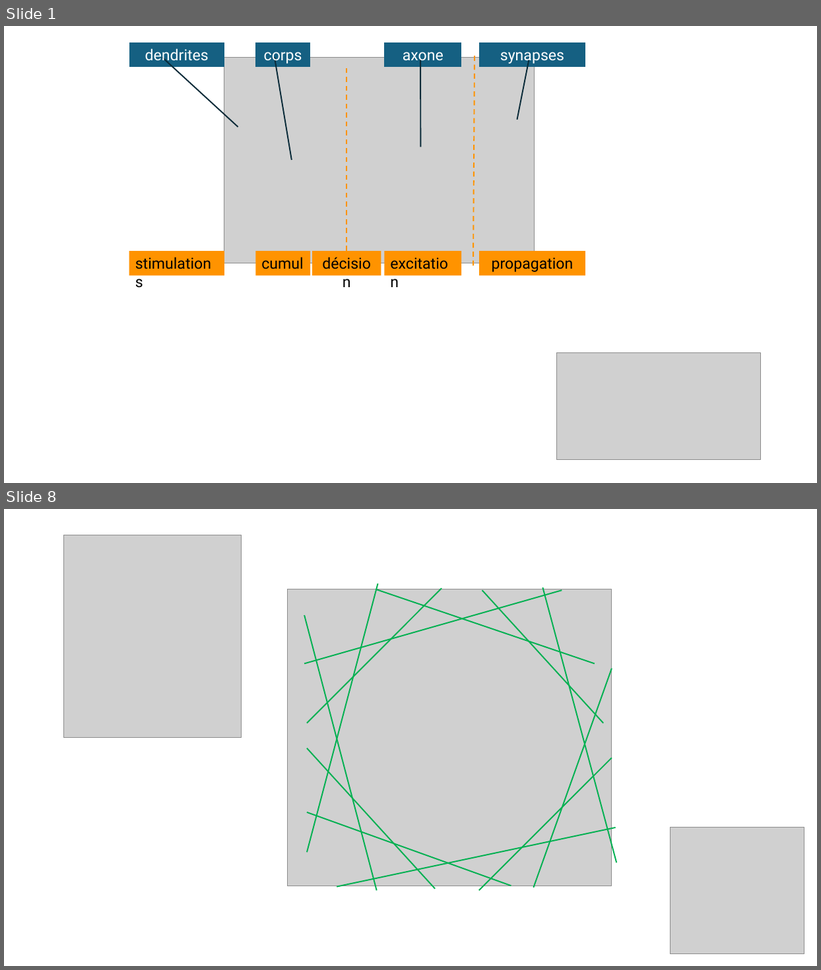
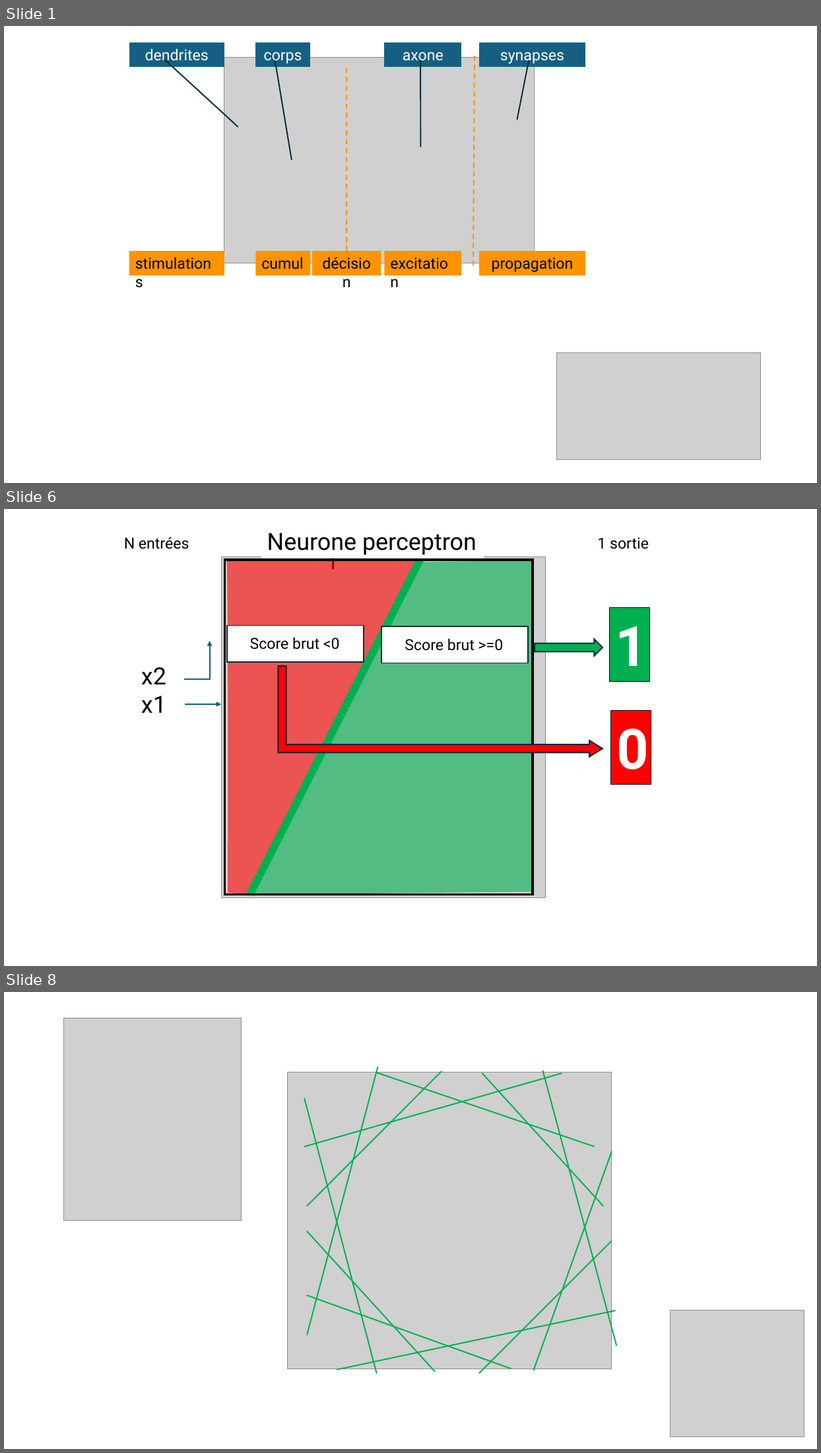
Before and after one commit to pirelaurent/IA_boite_blanche, a slide deck: outillage.pptx. Shown one above the other, each under a label of ours: slides 1 and 8 before the commit, slides 1, 6 and 8 after it; the slides between them are not shown. The pictures are 821x970 and 821x1453 pixels, drawn with LibreOffice and Linux fonts; fonts in the diff are those of the drawing; grey boxes stand for pictures. Boxes give left, top, right and bottom in pixels: in the first picture for what was removed or moved away, otherwise in the second. Text is boxed around its words. In the diff, an @@ line names an element or a change of style, - is before the commit and + after.

```diff
--- a/outillage.pptx
+++ b/outillage.pptx
@@ slide 6 added at box(4, 509, 817, 966), background #FFFFFF @@
@@ rectangle added at box(261, 524, 484, 559), fill #FFFFFF, 28 pt, text #000000 @@
+Neurone perceptron
@@ text added at box(124, 537, 189, 549), 18 pt, text #000000 @@
+N entrées
@@ text added at box(597, 537, 649, 549), 18 pt, text #000000 @@
+1 sortie
@@ picture added at box(221, 557, 546, 898) @@
@@ rectangle added at box(225, 560, 532, 894), outline #000000 2.5 pt @@
@@ freeform shape added at box(227, 560, 418, 894), fill #FF0000 at 60% opacity @@
@@ line added from (250, 894) to (420, 560), #00B050 9 pt @@
@@ freeform shape added at box(252, 560, 533, 895), fill #00B050 at 60% opacity @@
@@ arrow added from (333, 569) to (333, 549), #000000 2.25 pt @@
@@ rectangle added at box(227, 626, 364, 662), fill #FFFFFF, outline #092A39 1.5 pt @@
@@ rectangle added at box(382, 626, 529, 663), fill #FFFFFF, outline #092A39 1.5 pt @@
@@ rectangle added at box(610, 608, 651, 682), fill #00B050, outline #000000 0.75 pt, 66 pt, text #FFFFFF, bold @@
+1
@@ elbow arrow added from (185, 679) to (209, 642), #156082 1.5 pt @@
@@ text added at box(250, 637, 340, 650), 18 pt, text #000000 @@
+Score brut <0
@@ text added at box(405, 638, 504, 651), 18 pt, text #000000 @@
+Score brut >=0
@@ right arrow added at box(535, 640, 603, 656), fill #00B050, outline #092A39 1.5 pt @@
@@ bent up arrow added at box(278, 666, 603, 757), fill #FF0000, outline #092A39 1.5 pt @@
@@ text added at box(141, 667, 166, 685), 28 pt, text #000000 @@
+x2
@@ text added at box(141, 696, 166, 713), 28 pt, text #000000 @@
+x1
@@ arrow added from (185, 704) to (221, 704), #156082 1.5 pt @@
@@ rectangle added at box(611, 711, 652, 785), fill #FF0000, outline #000000 0.75 pt, 66 pt, text #FFFFFF, bold @@
+0
```
Also in this commit, not shown: 4 slides changed, 1 other slide added, 2 slides removed, 9 other files.
